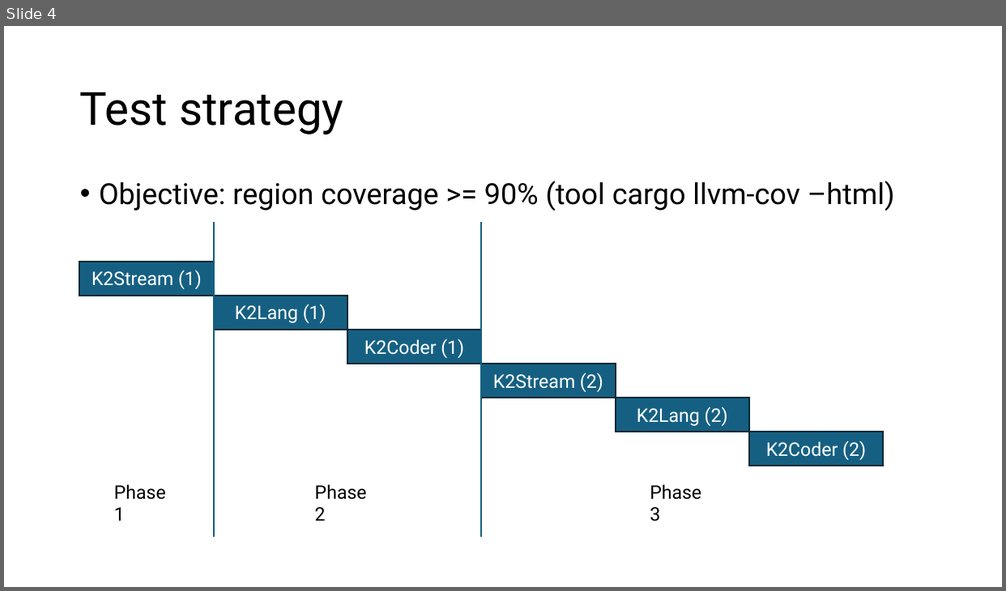
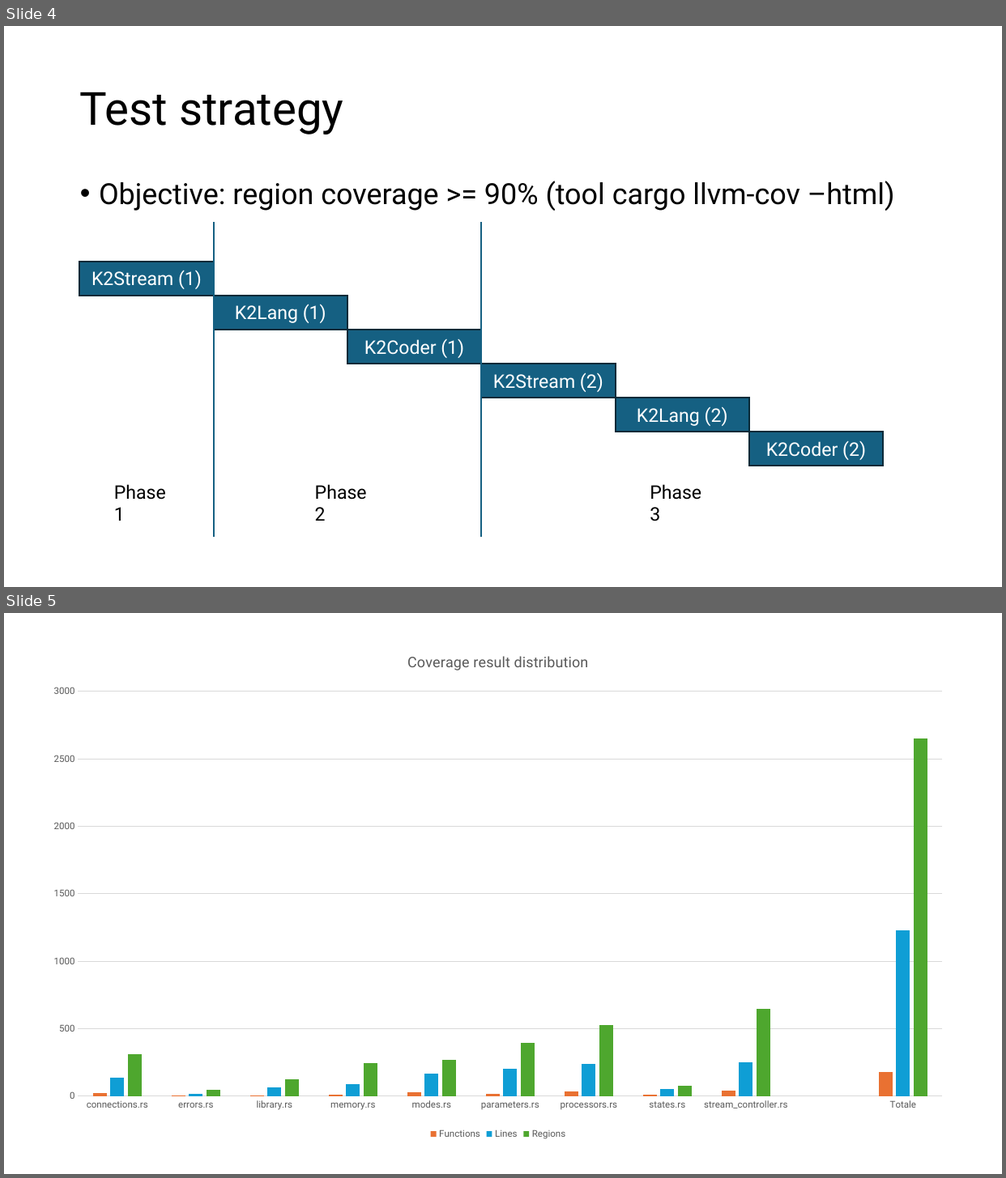
Before and after one commit to icon-sw/KappaLibrary, a slide deck: doc/K2Projectpptx.pptx. Shown one above the other, each under a label of ours: slide 4 before the commit, slides 4 and 5 after it. The pictures are 1006x591 and 1006x1178 pixels, drawn with LibreOffice and Linux fonts; fonts in the diff are those of the drawing. Boxes give left, top, right and bottom in pixels: in the first picture for what was removed or moved away, otherwise in the second. Text is boxed around its words. In the diff, an @@ line names an element or a change of style, - is before the commit and + after.

Commit message:
StreamBlock test

```diff
--- a/doc/K2Projectpptx.pptx
+++ b/doc/K2Projectpptx.pptx
@@ slide 5 added at (4, 613, 1002, 1174), background #FFFFFF @@
@@ column chart added at (36, 636, 961, 1143) @@
+title "Coverage result distribution "
+categories: connections.rs, errors.rs, library.rs, memory.rs, modes.rs, parameters.rs, processors.rs, states.rs, stream_controller.rs, , Totale
+Functions: 30, 0, 10, 10, 30, 20, 40, 10, 40, -, 180
+Lines: 140, 20, 70, 90, 170, 200, 240, 50, 250, -, 1230
+Regions: 310, 40, 130, 250, 270, 390, 530, 80, 650, -, 2650
```
Also in this commit, not shown: 1 slide changed, 3 other files.
